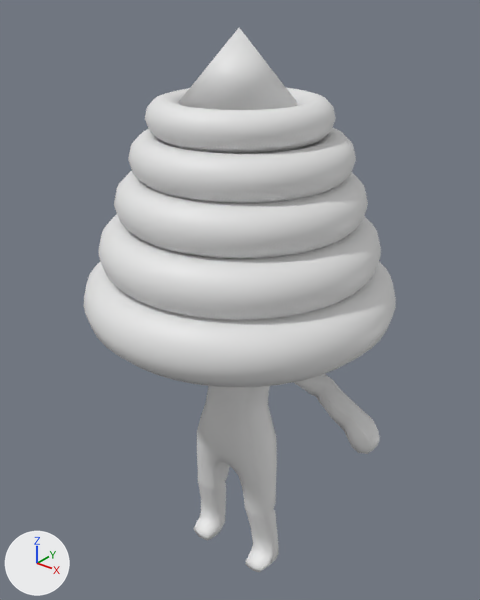
Two versions of the Blender file withBody/poowithbody.blend, one commit apart.
Rendered twice from a 50 mm lens placed at (4.73, -5.92, 7.72), pointed at (-0.1, 0.12, 3.98). Lighting does not change. The marker at lower left points along +X, +Y and +Z. Materials are left out; every surface is plain grey.

In view in the first picture: 'Base'.
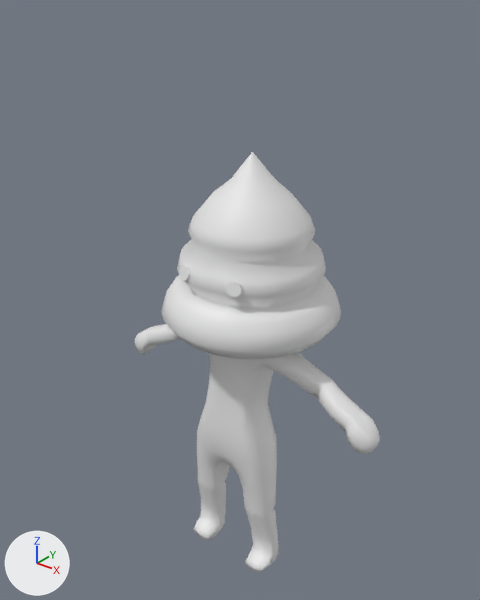
Changed parts and their boxes [x1, y1, x2, y2] in the pictures (480 x 600 px):
'Base', reshaped
    before: [84, 28, 396, 572]
    after: [135, 152, 380, 572]
part 1 of me_cube, added
    after: [161, 152, 341, 359]
part 2 of me_cube, added
    after: [179, 266, 190, 281]
part 3 of me_cube, added
    after: [226, 281, 243, 297]
part 4 of me_cube, deleted
    before: [114, 171, 368, 259]
part 5 of me_cube, deleted
    before: [128, 128, 356, 204]
part 6 of me_cube, deleted
    before: [145, 88, 336, 153]
part 7 of me_cube, deleted
    before: [179, 28, 297, 110]
part 8 of me_cube, deleted
    before: [84, 214, 396, 387]

Edits to the bpy script that builds the scene:
```text
Change me_cube:
    used by ob_base; location = (0.0, 0.0, 0.0)
    remove me_cube.from_pydata(...)  # 3812 vertices, 3803 faces, 1 loose edge; spans x -2.02..2.02, y -1.93..1.9, z 0.0..7.25
    add me_cube.from_pydata(...)  # 1425 vertices, 1326 faces; spans x -2.02..2.02, y -0.94..1.38, z 0.0..5.89
    me_cube part 1: a new loose piece of 448 vertices spanning x -1.16..1.16, y -0.94..1.38, z 3.69..5.89
    me_cube part 2: a new loose piece of 64 vertices spanning x -0.42..-0.24, y -0.69..-0.58, z 4.45..4.64
    me_cube part 3: a new loose piece of 64 vertices spanning x 0.31..0.49, y -0.68..-0.55, z 4.45..4.64
    me_cube part 4: the loose piece of 576 vertices spanning x -1.47..1.47, y -1.46..1.48, z 5.1..5.69 is deleted
    me_cube part 5: the loose piece of 576 vertices spanning x -1.29..1.29, y -1.26..1.32, z 5.63..6.15 is deleted
    me_cube part 6: the loose piece of 576 vertices spanning x -1.05..1.05, y -1.06..1.05, z 6.12..6.54 is deleted
    me_cube part 7: the loose piece of 33 vertices spanning x -0.65..0.65, y -0.7..0.6, z 6.48..7.25 is deleted
    me_cube part 8: 1200 vertices removed from x -1.91..1.91, y -1.93..1.9, z 3.7..5.17
```
